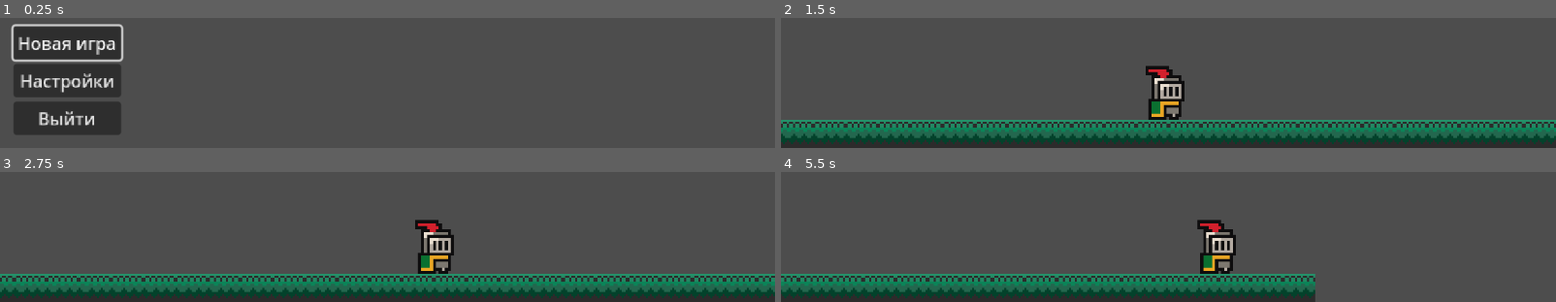
Above: before the commit, frames 1-4 (two rows, left to right).
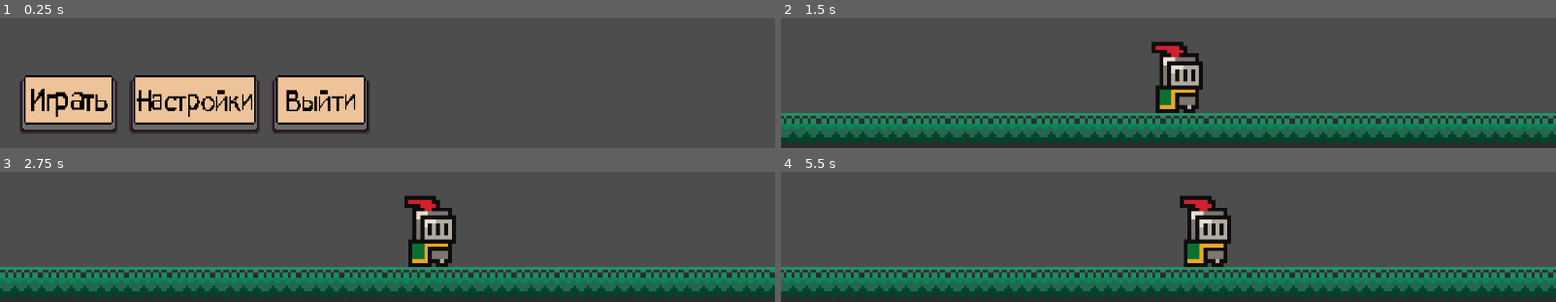
Above: after the commit, the same moments.

Repository: ik0nka/MaksimkaFindGirls
Game: Godot game, scene res://Scenes/UI/main_menu.tscn
The game is run twice, just before and just after one commit, with the same random seed, the same clock (stepped at 60 frames per second) and the same inputs. Before the commit the project starts from res://Scenes/start_menu.tscn.
Inputs (mouse positions are in pixels of both pictures, inside the frame that each line leads up to):
- Up to frame 1 (0.25 s): no input
- Up to frame 2 (1.5 s): click (850, 80) at 0.5 s, where only the run before the commit has a clickable "Настройки"; click (850, 42) at 1.25 s, where only the run before the commit has a clickable "Новая игра"
- Up to frame 3 (2.75 s): tap Enter (ui_accept) at 2, 2.27, 2.3, 2.57 s; hold D (Right) from 2.03 s (still down); hold Shift (Shift, bound only after the commit) from 2.03 s (still down)
- Up to frame 4 (5.5 s): release Shift (Shift, bound only after the commit) at 2.78 s; tap Enter (ui_accept) at 2.85, 3.02, 3.32, 3.8, 4.52, 4.82, 5.1, 5.27 s; tap Shift (Shift, bound only after the commit) at 3.05, 4.35 s; release D (Right) at 3.53 s; hold A (Left) 3.53-4.28 s; hold Shift (Shift, bound only after the commit) 3.53-4.28 s; hold D (Right) from 4.28 s (still down)

The runs differ from the first frame. In frame 1, 24% of the frame differs, in the area x 1-48%, y 4-90%; in frame 2, 15%; in frame 3, 14%; in frame 4, 20%.

Commit message:
0.2
-Обновил меню
-Новая система ходьбы
-Открытие меню на ESC(пока что выход на главное)

Diff:
--- /dev/null
+++ b/Characters/player.tscn
@@ -0,0 +1,58 @@
+[gd_scene load_steps=9 format=3 uid="uid://c7qa7mp0g2gld"]
+
+[ext_resource type="Script" path="res://Scripts/Player/player_movement.gd" id="1_ctayv"]
+[ext_resource type="Texture2D" uid="uid://mxcfm55j25pt" path="res://knight.png" id="2_k3662"]
+
+[sub_resource type="AtlasTexture" id="AtlasTexture_k5761"]
+atlas = ExtResource("2_k3662")
+region = Rect2(0, 0, 32, 32)
+
+[sub_resource type="AtlasTexture" id="AtlasTexture_akr8b"]
+atlas = ExtResource("2_k3662")
+region = Rect2(32, 0, 32, 32)
+
+[sub_resource type="AtlasTexture" id="AtlasTexture_7g4tp"]
+atlas = ExtResource("2_k3662")
+region = Rect2(64, 0, 32, 32)
+
+[sub_resource type="AtlasTexture" id="AtlasTexture_m8pmf"]
+atlas = ExtResource("2_k3662")
+region = Rect2(96, 0, 32, 32)
+
+[sub_resource type="SpriteFrames" id="SpriteFrames_okefq"]
+animations = [{
+"frames": [{
+"duration": 1.0,
+"texture": SubResource("AtlasTexture_k5761")
+}, {
+"duration": 1.0,
+"texture": SubResource("AtlasTexture_akr8b")
+}, {
+"duration": 1.0,
+"texture": SubResource("AtlasTexture_7g4tp")
+}, {
+"duration": 1.0,
+"texture": SubResource("AtlasTexture_m8pmf")
+}],
+"loop": true,
+"name": &"idle",
+"speed": 8.0
+}]
+
+[sub_resource type="CapsuleShape2D" id="CapsuleShape2D_2xame"]
+radius = 6.0
+height = 16.0
+
+[node name="CharacterBody2D" type="CharacterBody2D"]
+script = ExtResource("1_ctayv")
+
+[node name="AnimatedSprite2D" type="AnimatedSprite2D" parent="."]
+position = Vector2(0, -12)
+sprite_frames = SubResource("SpriteFrames_okefq")
+animation = &"idle"
+autoplay = "idle"
+frame_progress = 0.0522602
+
+[node name="CollisionShape2D" type="CollisionShape2D" parent="."]
+position = Vector2(0, -8)
+shape = SubResource("CapsuleShape2D_2xame")
--- /dev/null
+++ b/Scenes/Levels/level_0.tscn
@@ -0,0 +1,36 @@
+[gd_scene load_steps=6 format=3 uid="uid://cpunf8vtio0hb"]
+
+[ext_resource type="Texture2D" path="res://Sprite-0004.png" id="1_n58b6"]
+[ext_resource type="Script" path="res://Scripts/Levels/global_settings_level.gd" id="1_rtqcm"]
+[ext_resource type="PackedScene" uid="uid://c7qa7mp0g2gld" path="res://Characters/player.tscn" id="2_bbg73"]
+
+[sub_resource type="TileSetAtlasSource" id="TileSetAtlasSource_x8t1w"]
+texture = ExtResource("1_n58b6")
+9:2/0 = 0
+9:2/0/physics_layer_0/linear_velocity = Vector2(0, 0)
+9:2/0/physics_layer_0/angular_velocity = 0.0
+9:2/0/physics_layer_0/polygon_0/points = PackedVector2Array(-8, -8, 8, -8, 8, -2, -8, -1.625)
+
+[sub_resource type="TileSet" id="TileSet_4330q"]
+physics_layer_0/collision_layer = 1
+sources/0 = SubResource("TileSetAtlasSource_x8t1w")
+
+[node name="Max\'s_room" type="Node2D"]
+script = ExtResource("1_rtqcm")
+
+[node name="TileMap" type="TileMap" parent="."]
+position = Vector2(9, -1)
+tile_set = SubResource("TileSet_4330q")
+format = 2
+layer_0/tile_data = PackedInt32Array(262141, 589824, 2, 262142, 589824, 2, 262143, 589824, 2, 196608, 589824, 2, 196609, 589824, 2, 196610, 589824, 2, 196611, 589824, 2, 196612, 589824, 2, 262140, 589824, 2, 262139, 589824, 2, 262138, 589824, 2, 262137, 589824, 2, 262136, 589824, 2, 262135, 589824, 2, 262134, 589824, 2, 196613, 589824, 2, 196614, 589824, 2, 196615, 589824, 2, 196616, 589824, 2, 196617, 589824, 2, 196618, 589824, 2, 196619, 589824, 2, 262133, 589824, 2, 262132, 589824, 2, 262131, 589824, 2, 196620, 589824, 2, 196621, 589824, 2, 196622, 589824, 2, 196623, 589824, 2, 196624, 589824, 2, 196625, 589824, 2, 196626, 589824, 2, 196627, 589824, 2, 262130, 589824, 2, 262129, 589824, 2, 262128, 589824, 2, 262127, 589824, 2, 262126, 589824, 2, 262125, 589824, 2, 262124, 589824, 2, 262123, 589824, 2)
+
+[node name="Player" parent="." instance=ExtResource("2_bbg73")]
+position = Vector2(-1, 48)
+scale = Vector2(1.47497, 1.47497)
+
+[node name="Camera2D" type="Camera2D" parent="Player"]
+position = Vector2(-2.71192, -46.1026)
+scale = Vector2(1.003, 0.643152)
+zoom = Vector2(4, 4)
+position_smoothing_enabled = true
+position_smoothing_speed = 6.0
--- /dev/null
+++ b/Scenes/UI/main_menu.tscn
@@ -0,0 +1,136 @@
+[gd_scene load_steps=13 format=3 uid="uid://bmtctt3e5e8ym"]
+
+[ext_resource type="Script" path="res://Scripts/UI/main_menu_logic.gd" id="1_e8so3"]
+[ext_resource type="Texture2D" uid="uid://c31rdhsiukngx" path="res://Content/Sprite/button_UI.png" id="2_57o3g"]
+[ext_resource type="AudioStream" uid="uid://l6kvd1etcguo" path="res://videoplayback.wav" id="2_cfn8u"]
+
+[sub_resource type="AtlasTexture" id="AtlasTexture_85qcg"]
+atlas = ExtResource("2_57o3g")
+region = Rect2(0, 0, 67, 31)
+
+[sub_resource type="AtlasTexture" id="AtlasTexture_k4slq"]
+atlas = ExtResource("2_57o3g")
+region = Rect2(71, 2, 67, 29)
+
+[sub_resource type="AtlasTexture" id="AtlasTexture_05hm0"]
+atlas = ExtResource("2_57o3g")
+region = Rect2(141, 0, 67, 31)
+
+[sub_resource type="AtlasTexture" id="AtlasTexture_kijgg"]
+atlas = ExtResource("2_57o3g")
+region = Rect2(0, 35, 89, 31)
+
+[sub_resource type="AtlasTexture" id="AtlasTexture_b0ri6"]
+atlas = ExtResource("2_57o3g")
+region = Rect2(92, 37, 89, 29)
+
+[sub_resource type="AtlasTexture" id="AtlasTexture_4813l"]
+atlas = ExtResource("2_57o3g")
+region = Rect2(185, 35, 89, 31)
+
+[sub_resource type="AtlasTexture" id="AtlasTexture_yfyak"]
+atlas = ExtResource("2_57o3g")
+region = Rect2(0, 70, 67, 31)
+
+[sub_resource type="AtlasTexture" id="AtlasTexture_wjnjw"]
+atlas = ExtResource("2_57o3g")
+region = Rect2(71, 72, 67, 29)
+
+[sub_resource type="AtlasTexture" id="AtlasTexture_jjule"]
+atlas = ExtResource("2_57o3g")
+region = Rect2(141, 70, 67, 31)
+
+[node name="Menu" type="Control"]
+texture_filter = 1
+layout_mode = 3
+anchors_preset = 15
+anchor_right = 1.0
+anchor_bottom = 1.0
+grow_horizontal = 2
+grow_vertical = 2
+scale = Vector2(1.00092, 1)
+script = ExtResource("1_e8so3")
+
+[node name="VBoxContainer" type="VBoxContainer" parent="."]
+visible = false
+texture_filter = 1
+layout_mode = 1
+anchors_preset = 2
+anchor_top = 1.0
+anchor_bottom = 1.0
+offset_left = 81.9246
+offset_top = -249.0
+offset_right = 181.925
+offset_bottom = -148.0
+grow_vertical = 0
+scale = Vector2(1.74505, 2.10466)
+
+[node name="Play" type="TextureButton" parent="VBoxContainer"]
+texture_filter = 3
+layout_mode = 2
+texture_normal = SubResource("AtlasTexture_85qcg")
+texture_pressed = SubResource("AtlasTexture_k4slq")
+texture_hover = SubResource("AtlasTexture_05hm0")
+stretch_mode = 1
+
+[node name="Settings" type="TextureButton" parent="VBoxContainer"]
+layout_mode = 2
+texture_normal = SubResource("AtlasTexture_kijgg")
+texture_pressed = SubResource("AtlasTexture_b0ri6")
+texture_hover = SubResource("AtlasTexture_4813l")
+stretch_mode = 1
+
+[node name="Exit" type="TextureButton" parent="VBoxContainer"]
+layout_mode = 2
+texture_normal = SubResource("AtlasTexture_yfyak")
+texture_pressed = SubResource("AtlasTexture_wjnjw")
+texture_hover = SubResource("AtlasTexture_jjule")
+stretch_mode = 1
+
+[node name="AudioStreamPlayer2D" type="AudioStreamPlayer2D" parent="."]
+position = Vector2(576.47, 188)
+stream = ExtResource("2_cfn8u")
+volume_db = -25.0
+autoplay = true
+
+[node name="HBoxContainer" type="HBoxContainer" parent="."]
+layout_mode = 0
+offset_left = 28.9733
+offset_top = 540.0
+offset_right = 259.973
+offset_bottom = 580.0
+scale = Vector2(2.17689, 2.17689)
+
+[node name="Play" type="TextureButton" parent="HBoxContainer"]
+texture_filter = 3
+layout_mode = 2
+texture_normal = SubResource("AtlasTexture_85qcg")
+texture_pressed = SubResource("AtlasTexture_k4slq")
+texture_hover = SubResource("AtlasTexture_05hm0")
+stretch_mode = 1
+
+[node name="MarginContainer" type="MarginContainer" parent="HBoxContainer"]
+layout_mode = 2
+
+[node name="Settings" type="TextureButton" parent="HBoxContainer"]
+layout_mode = 2
+texture_normal = SubResource("AtlasTexture_kijgg")
+texture_pressed = SubResource("AtlasTexture_b0ri6")
+texture_hover = SubResource("AtlasTexture_4813l")
+stretch_mode = 1
+
+[node name="MarginContainer2" type="MarginContainer" parent="HBoxContainer"]
+layout_mode = 2
+
+[node name="Exit" type="TextureButton" parent="HBoxContainer"]
+layout_mode = 2
+texture_normal = SubResource("AtlasTexture_yfyak")
+texture_pressed = SubResource("AtlasTexture_wjnjw")
+texture_hover = SubResource("AtlasTexture_jjule")
+stretch_mode = 1
+
+[connection signal="pressed" from="VBoxContainer/Play" to="." method="_on_texture_button_pressed"]
+[connection signal="pressed" from="VBoxContainer/Exit" to="." method="_on_exit_pressed"]
+[connection signal="pressed" from="HBoxContainer/Play" to="." method="_on_play_pressed"]
+[connection signal="pressed" from="HBoxContainer/Settings" to="." method="_on_settings_pressed"]
+[connection signal="pressed" from="HBoxContainer/Exit" to="." method="_on_exit_pressed"]
--- a/Scenes/game.tscn
+++ /dev/null
@@ -1,32 +0,0 @@
-[gd_scene load_steps=5 format=3 uid="uid://cpunf8vtio0hb"]
-
-[ext_resource type="PackedScene" uid="uid://c7qa7mp0g2gld" path="res://Scenes/player.tscn" id="1_qmhmd"]
-[ext_resource type="Texture2D" uid="uid://dys2xsergkc38" path="res://Sprite-0004.png" id="2_e831c"]
-
-[sub_resource type="TileSetAtlasSource" id="TileSetAtlasSource_x8t1w"]
-texture = ExtResource("2_e831c")
-9:2/0 = 0
-9:2/0/physics_layer_0/linear_velocity = Vector2(0, 0)
-9:2/0/physics_layer_0/angular_velocity = 0.0
-9:2/0/physics_layer_0/polygon_0/points = PackedVector2Array(-8, -8, 8, -8, 8, 8, -8, 8)
-
-[sub_resource type="TileSet" id="TileSet_4330q"]
-physics_layer_0/collision_layer = 1
-sources/0 = SubResource("TileSetAtlasSource_x8t1w")
-
-[node name="Game" type="Node2D"]
-
-[node name="TileMap" type="TileMap" parent="."]
-tile_set = SubResource("TileSet_4330q")
-format = 2
-layer_0/tile_data = PackedInt32Array(262141, 589824, 2, 262142, 589824, 2, 262143, 589824, 2, 196608, 589824, 2, 196609, 589824, 2, 196610, 589824, 2, 196611, 589824, 2, 196612, 589824, 2, 262140, 589824, 2, 262139, 589824, 2, 262138, 589824, 2, 262137, 589824, 2, 262136, 589824, 2, 262135, 589824, 2, 262134, 589824, 2, 196613, 589824, 2, 196614, 589824, 2, 196615, 589824, 2, 196616, 589824, 2, 196617, 589824, 2, 196618, 589824, 2, 196619, 589824, 2, 262133, 589824, 2, 262132, 589824, 2, 262131, 589824, 2, 196620, 589824, 2, 196621, 589824, 2, 196622, 589824, 2, 196623, 589824, 2, 196624, 589824, 2, 196625, 589824, 2, 196626, 589824, 2, 196627, 589824, 2, 262130, 589824, 2, 262129, 589824, 2, 262128, 589824, 2, 262127, 589824, 2, 262126, 589824, 2, 262125, 589824, 2, 262124, 589824, 2, 262123, 589824, 2)
-
-[node name="Player" parent="." instance=ExtResource("1_qmhmd")]
-position = Vector2(-1, 48)
-scale = Vector2(1.47497, 1.47497)
-
-[node name="Camera2D" type="Camera2D" parent="Player"]
-position = Vector2(0.677982, -63.7303)
-scale = Vector2(0.677982, 0.677982)
-zoom = Vector2(3, 3)
-position_smoothing_enabled = true
--- a/Scenes/player.tscn
+++ /dev/null
@@ -1,58 +0,0 @@
-[gd_scene load_steps=9 format=3 uid="uid://c7qa7mp0g2gld"]
-
-[ext_resource type="Script" path="res://Scripts/player_movement.gd" id="1_ctayv"]
-[ext_resource type="Texture2D" uid="uid://mxcfm55j25pt" path="res://knight.png" id="2_k3662"]
-
-[sub_resource type="AtlasTexture" id="AtlasTexture_k5761"]
-atlas = ExtResource("2_k3662")
-region = Rect2(0, 0, 32, 32)
-
-[sub_resource type="AtlasTexture" id="AtlasTexture_akr8b"]
-atlas = ExtResource("2_k3662")
-region = Rect2(32, 0, 32, 32)
-
-[sub_resource type="AtlasTexture" id="AtlasTexture_7g4tp"]
-atlas = ExtResource("2_k3662")
-region = Rect2(64, 0, 32, 32)
-
-[sub_resource type="AtlasTexture" id="AtlasTexture_m8pmf"]
-atlas = ExtResource("2_k3662")
-region = Rect2(96, 0, 32, 32)
-
-[sub_resource type="SpriteFrames" id="SpriteFrames_okefq"]
-animations = [{
-"frames": [{
-"duration": 1.0,
-"texture": SubResource("AtlasTexture_k5761")
-}, {
-"duration": 1.0,
-"texture": SubResource("AtlasTexture_akr8b")
-}, {
-"duration": 1.0,
-"texture": SubResource("AtlasTexture_7g4tp")
-}, {
-"duration": 1.0,
-"texture": SubResource("AtlasTexture_m8pmf")
-}],
-"loop": true,
-"name": &"idle",
-"speed": 8.0
-}]
-
-[sub_resource type="CapsuleShape2D" id="CapsuleShape2D_2xame"]
-radius = 6.0
-height = 16.0
-
-[node name="CharacterBody2D" type="CharacterBody2D"]
-script = ExtResource("1_ctayv")
-
-[node name="AnimatedSprite2D" type="AnimatedSprite2D" parent="."]
-position = Vector2(0, -12)
-sprite_frames = SubResource("SpriteFrames_okefq")
-animation = &"idle"
-autoplay = "idle"
-frame_progress = 0.0522602
-
-[node name="CollisionShape2D" type="CollisionShape2D" parent="."]
-position = Vector2(0, -8)
-shape = SubResource("CapsuleShape2D_2xame")
--- a/Scenes/start_menu.tscn
+++ /dev/null
@@ -1,42 +0,0 @@
-[gd_scene load_steps=2 format=3 uid="uid://bmtctt3e5e8ym"]
-
-[ext_resource type="Script" path="res://Scripts/start_menu.gd" id="1_pmn7x"]
-
-[node name="Menu" type="Control"]
-layout_mode = 3
-anchors_preset = 15
-anchor_right = 1.0
-anchor_bottom = 1.0
-grow_horizontal = 2
-grow_vertical = 2
-script = ExtResource("1_pmn7x")
-
-[node name="VBoxContainer" type="VBoxContainer" parent="."]
-layout_mode = 1
-anchors_preset = 2
-anchor_top = 1.0
-anchor_bottom = 1.0
-offset_left = 20.0
-offset_top = -181.0
-offset_right = 120.0
-offset_bottom = -80.0
-grow_vertical = 0
-scale = Vector2(1.6, 1.6)
-
-[node name="new_game_button" type="Button" parent="VBoxContainer"]
-layout_mode = 2
-focus_neighbor_top = NodePath("../exit_button")
-text = "Новая игра"
-
-[node name="settings_button" type="Button" parent="VBoxContainer"]
-layout_mode = 2
-text = "Настройки"
-
-[node name="exit_button" type="Button" parent="VBoxContainer"]
-layout_mode = 2
-focus_neighbor_bottom = NodePath("../new_game_button")
-text = "Выйти"
-
-[connection signal="pressed" from="VBoxContainer/new_game_button" to="." method="_on_new_game_button_pressed"]
-[connection signal="pressed" from="VBoxContainer/settings_button" to="." method="_on_settings_button_pressed"]
-[connection signal="pressed" from="VBoxContainer/exit_button" to="." method="_on_exit_button_pressed"]
--- /dev/null
+++ b/Scripts/Levels/global_settings_level.gd
@@ -0,0 +1,11 @@
+extends Node
+
+
+func _ready():
+	pass # Replace with function body.
+
+
+func _input(event):
+	if event.is_action_pressed("ESC"):
+		# Добавить сцену с настройками
+		get_tree().change_scene_to_file("res://Scenes/UI/main_menu.tscn")
--- /dev/null
+++ b/Scripts/Player/player_movement.gd
@@ -0,0 +1,22 @@
+extends CharacterBody2D
+
+var max_speed = 70 # Максимальная скорость
+
+func _physics_process(_delta):
+	var input_vector = Vector2.ZERO
+	input_vector.x = Input.get_action_strength("Right") - Input.get_action_strength("Left")
+
+	velocity = input_vector.normalized() * max_speed
+
+	if velocity.x > 0:
+		$AnimatedSprite2D.flip_h = false
+	if velocity.x < 0:
+		$AnimatedSprite2D.flip_h = true
+
+	move_and_slide()
+
+func _input(event):
+	if event.is_action_pressed("Shift"):
+		max_speed = 85
+	elif event.is_action_released("Shift"):
+		max_speed = 70
--- /dev/null
+++ b/Scripts/UI/main_menu_logic.gd
@@ -0,0 +1,10 @@
+extends Control
+
+func _on_play_pressed():
+	get_tree().change_scene_to_file("res://Scenes/Levels/level_0.tscn")
+
+func _on_settings_pressed():
+	print("Pressed")
+
+func _on_exit_pressed():
+	get_tree().quit()
--- a/Scripts/player_movement.gd
+++ /dev/null
@@ -1,22 +0,0 @@
-extends CharacterBody2D
-
-const SPEED = 140.0
-# const JUMP_VELOCITY = -400.0
-
-var gravity = ProjectSettings.get_setting("physics/2d/default_gravity")
-
-func _physics_process(delta):
-	if not is_on_floor():
-		velocity.y += gravity * delta
-
-	# if Input.is_action_just_pressed("ui_accept") and is_on_floor():
-	# 	velocity.y = JUMP_VELOCITY
-
-
-	var direction = Input.get_axis("Left", "Right")
-	if direction:
-		velocity.x = direction * SPEED
-	else:
-		velocity.x = move_toward(velocity.x, 0, SPEED)
-
-	move_and_slide()
--- a/Scripts/start_menu.gd
+++ /dev/null
@@ -1,19 +0,0 @@
-extends Control
-
-
-# Called when the node enters the scene tree for the first time.
-func _ready():
-	$VBoxContainer / new_game_button.grab_focus()
-
-
-func _on_new_game_button_pressed():
-	get_tree().change_scene_to_file("res://Scenes/game.tscn")
-	print("new game")
-
-
-func _on_settings_button_pressed():
-	pass # Replace with function body.
-
-
-func _on_exit_button_pressed():
-	pass # Replace with function body.
--- a/icon.svg
+++ /dev/null
@@ -1 +0,0 @@
-<svg height="128" width="128" xmlns="http://www.w3.org/2000/svg"><rect x="2" y="2" width="124" height="124" rx="14" fill="#363d52" stroke="#212532" stroke-width="4"/><g transform="scale(.101) translate(122 122)"><g fill="#fff"><path d="M105 673v33q407 354 814 0v-33z"/><path d="m105 673 152 14q12 1 15 14l4 67 132 10 8-61q2-11 15-15h162q13 4 15 15l8 61 132-10 4-67q3-13 15-14l152-14V427q30-39 56-81-35-59-83-108-43 20-82 47-40-37-88-64 7-51 8-102-59-28-123-42-26 43-46 89-49-7-98 0-20-46-46-89-64 14-123 42 1 51 8 102-48 27-88 64-39-27-82-47-48 49-83 108 26 42 56 81zm0 33v39c0 276 813 276 814 0v-39l-134 12-5 69q-2 10-14 13l-162 11q-12 0-16-11l-10-65H446l-10 65q-4 11-16 11l-162-11q-12-3-14-13l-5-69z" fill="#478cbf"/><path d="M483 600c0 34 58 34 58 0v-86c0-34-58-34-58 0z"/><circle cx="725" cy="526" r="90"/><circle cx="299" cy="526" r="90"/></g><g fill="#414042"><circle cx="307" cy="532" r="60"/><circle cx="717" cy="532" r="60"/></g></g></svg>
--- a/project.godot
+++ b/project.godot
@@ -11,9 +11,14 @@
 [application]
 
 config/name="MaksikGIT"
-run/main_scene="res://Scenes/start_menu.tscn"
+run/main_scene="res://Scenes/UI/main_menu.tscn"
 config/features=PackedStringArray("4.2", "Forward Plus")
-config/icon="res://icon.svg"
+
+[importer_defaults]
+
+animation_library={
+"animation/fps": 30.0
+}
 
 [input]
 
@@ -29,7 +34,19 @@
 , Object(InputEventKey,"resource_local_to_scene":false,"resource_name":"","device":-1,"window_id":0,"alt_pressed":false,"shift_pressed":false,"ctrl_pressed":false,"meta_pressed":false,"pressed":false,"keycode":0,"physical_keycode":4194321,"key_label":0,"unicode":0,"echo":false,"script":null)
 ]
 }
+ESC={
+"deadzone": 0.5,
+"events": [Object(InputEventKey,"resource_local_to_scene":false,"resource_name":"","device":-1,"window_id":0,"alt_pressed":false,"shift_pressed":false,"ctrl_pressed":false,"meta_pressed":false,"pressed":false,"keycode":0,"physical_keycode":4194305,"key_label":0,"unicode":0,"echo":false,"script":null)
+]
+}
+Shift={
+"deadzone": 0.5,
+"events": [Object(InputEventKey,"resource_local_to_scene":false,"resource_name":"","device":-1,"window_id":0,"alt_pressed":false,"shift_pressed":false,"ctrl_pressed":false,"meta_pressed":false,"pressed":false,"keycode":0,"physical_keycode":4194325,"key_label":0,"unicode":0,"echo":false,"script":null)
+]
+}
 
 [rendering]
 
 textures/canvas_textures/default_texture_filter=0
+anti_aliasing/quality/msaa_2d=2
+anti_aliasing/quality/use_taa=true
Binary file added: Content/Sprite/button_UI.png
Not shown, added: Content/Sprite/button_UI.png.import
Not shown, changed: Sprite-0004.png.import
Not shown, removed: icon.svg.import
Not shown, added: videoplayback.wav.import
Not shown, changed: .gitignore
Not shown, added: videoplayback.wav
